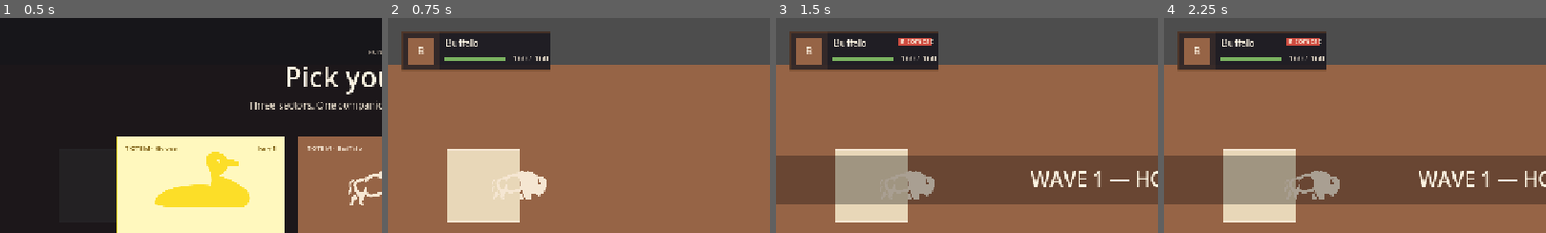
Above: before the commit, frames 1-4 (left to right).
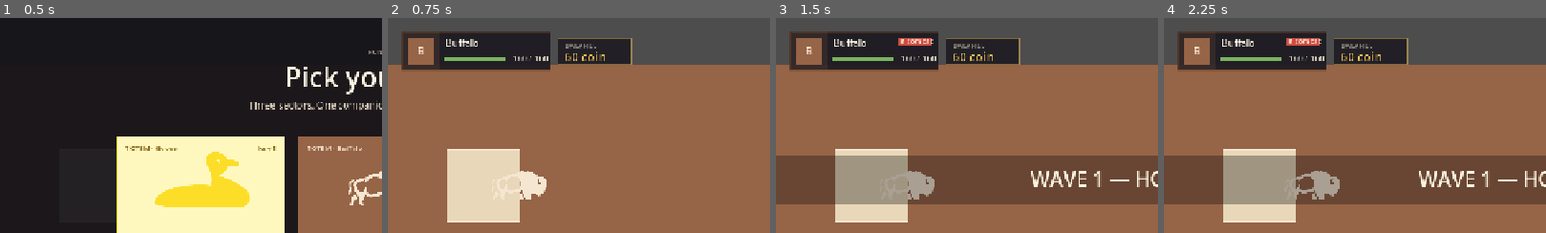
Above: after the commit, the same moments.

Repository: RescuedBuffalo/goose-and-buff
Game: Godot game, scene res://scenes/main.tscn
Same seed, same stepped clock (60 frames per second), same inputs: the game is played once before the commit and once after it.
Inputs (mouse positions are % of the whole screen's width and height, from its top left):
- Up to frame 1 (0.5 s): no input
- Up to frame 2 (0.75 s): tap Enter at 0.5 s; drag from (50, 50) to (60, 28) at 0.52 s
- Up to frame 3 (1.5 s): tap Space (ready_round) at 1.25 s; drag from (50, 83) to (45, 70) at 1.27 s
- Up to frame 4 (2.25 s): move the mouse to (60, 28) at 2.02 s; hold D (move_right) from 2.03 s (still down); hold R (toggle_retreat) from 2.03 s (still down)
The pictures show only the part of the screen within x 0-50%, y 0-50%; the shares and areas given below are measured in that part.

Frame 1 is identical in both runs. In frame 2, 2.4% of the frame differs, in the area x 44-64%, y 9-22%; in frame 3, 2.4%; in frame 4, 2.4%.

Commit message:
Restore coin balance chip and defeat WavePill copy (BUF-103)
Codex review on PR #26 caught two regressions in the HUD rewrite:

P1 — coin balance was no longer rendered. The new draw path only
covered HeroBadge / WavePill / ValStrip / chips, so players had
no way to read the balance during prep or card play. Adds a
balance chip next to the HeroBadge, gold-coin tinted hairline at
0.45a so it picks up the coin motif without competing with the
hero stack.

P2 — the WavePill headline returned "Catch your breath." for the
full DEBRIEF_DURATION even after a loss. Tracks the last wave
outcome on wave_ended and routes debrief copy to the verbatim
defeat line "The line broke." (hi-fi v3 §5D) when the wave was
lost. _on_round_started clears the flag so the next debrief
defaults back to the breath line.

Co-Authored-By: Claude Opus 4.7 (1M context) <noreply@anthropic.com>

Diff:
--- a/scripts/ui/hud_widget.gd
+++ b/scripts/ui/hud_widget.gd
@@ -36,6 +36,10 @@
 # back rounds don't repeat the same imperative.
 var _wave_voice_index: int = 0
 const _WAVE_HEADLINES := ["Hold steady.", "Stay sharp."]
+# Last wave outcome — drives debrief copy. Defaults to true so the very first
+# debrief (before any wave has run) reads as a neutral breath rather than a
+# loss. Updated in _on_wave_ended.
+var _last_wave_victory: bool = true
 
 func _ready() -> void:
 	mouse_filter = Control.MOUSE_FILTER_IGNORE
@@ -68,6 +72,9 @@
 func _on_round_started(round_index: int) -> void:
 	_round_index = round_index
 	_phase_label = "Prep"
+	# A new round starts only after a victory; clear the loss flag so the
+	# WavePill stops showing defeat copy on the next debrief.
+	_last_wave_victory = true
 	queue_redraw()
 
 func _on_prep_timer_changed(seconds_left: float) -> void:
@@ -97,6 +104,7 @@
 func _on_wave_ended(_idx: int, victory: bool) -> void:
 	# Param prefixed with `_` would normally signal "unused", but a leading-
 	# underscore name still shadows the class member `_round_index` under 4.6.
+	_last_wave_victory = victory
 	_wave_banner = "We held." if victory else "The line broke."
 	_wave_banner_timeout = 3.0
 	queue_redraw()
@@ -109,6 +117,7 @@
 	_draw_val_strip()
 	_draw_low_core_chip()
 	_draw_retreat_hint()
+	_draw_balance_chip()
 	_draw_wave_shout()
 
 # ─── HeroBadge ────────────────────────────────────────────────────────────
@@ -241,7 +250,9 @@
 			return "Your core's hurting."
 		return _WAVE_HEADLINES[_wave_voice_index]
 	if _phase_label == "Debrief":
-		return "Catch your breath."
+		# Loss-state copy stays up for the full DEBRIEF_DURATION so the pill
+		# matches the wave-shout splash. Verbatim from hi-fi v3 §5D.
+		return "Catch your breath." if _last_wave_victory else "The line broke."
 	return "Hold the line."
 
 func _wave_pill_timer() -> String:
@@ -339,6 +350,32 @@
 			Vector2(size.x - SAFE_INSET - w, SAFE_INSET + 64.0 + 8.0 + 50.0 + 8.0),
 			DesignTokens.FG_3, DesignTokens.FS_SM)
 
+# ─── Balance chip ────────────────────────────────────────────────────────
+
+func _draw_balance_chip() -> void:
+	# Coin balance — sits next to the HeroBadge so the player can read it
+	# while reading their own state. Hi-fi v3 doesn't enumerate the chip
+	# but the gameplay needs it: cards have costs and the player can't
+	# spend without knowing the balance. Voice rule: sentence-case label,
+	# numeric value in tabular form, gold-coin tint on the number.
+	var chip_w := 124.0
+	var chip_h := 44.0
+	# To the right of the HeroBadge (badge ends at SAFE_INSET + BADGE_SIZE.x),
+	# matched vertically so the row reads as one band.
+	var origin := Vector2(SAFE_INSET + BADGE_SIZE.x + 12.0, SAFE_INSET + 10.0)
+	var rect := Rect2(origin, Vector2(chip_w, chip_h))
+	var bg := Color(DesignTokens.NIGHT_1.r, DesignTokens.NIGHT_1.g, DesignTokens.NIGHT_1.b, 0.88)
+	draw_rect(rect, bg, true)
+	# Hairline tinted with the gold token at low alpha — picks up the coin
+	# motif without screaming for attention.
+	var border := Color(DesignTokens.GOLD_COIN.r, DesignTokens.GOLD_COIN.g,
+		DesignTokens.GOLD_COIN.b, 0.45)
+	draw_rect(rect, border, false, 1.0)
+	_draw_label("BALANCE", origin + Vector2(12.0, 4.0),
+		DesignTokens.FG_3, DesignTokens.FS_XS)
+	_draw_label("%d coin" % _coin, origin + Vector2(12.0, 18.0),
+		DesignTokens.GOLD_COIN, DesignTokens.FS_LG)
+
 # ─── Wave shout overlay ──────────────────────────────────────────────────
 
 func _draw_wave_shout() -> void:
